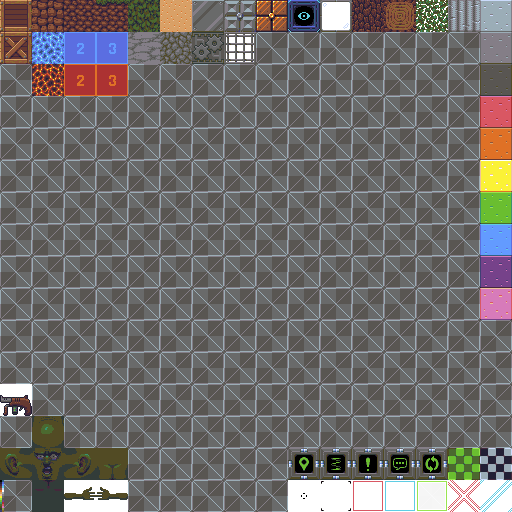
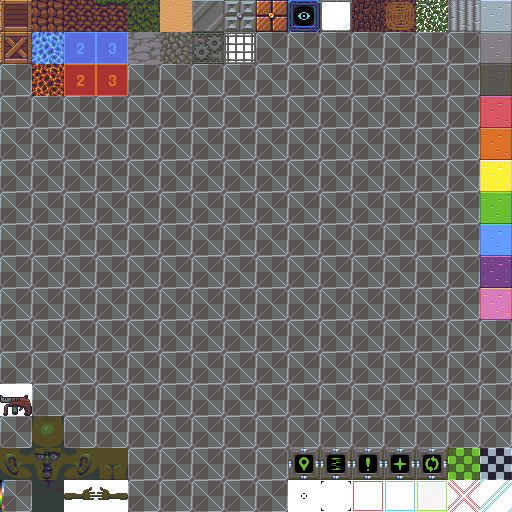
Layered file, before and after one edit (512×512). Changes by layer:
added layer "HealthBox" in group "Zones" over [393, 457, 407, 471]
renamed "DialogeBox" to "DialogueBox", hid it over [393, 457, 407, 471]
